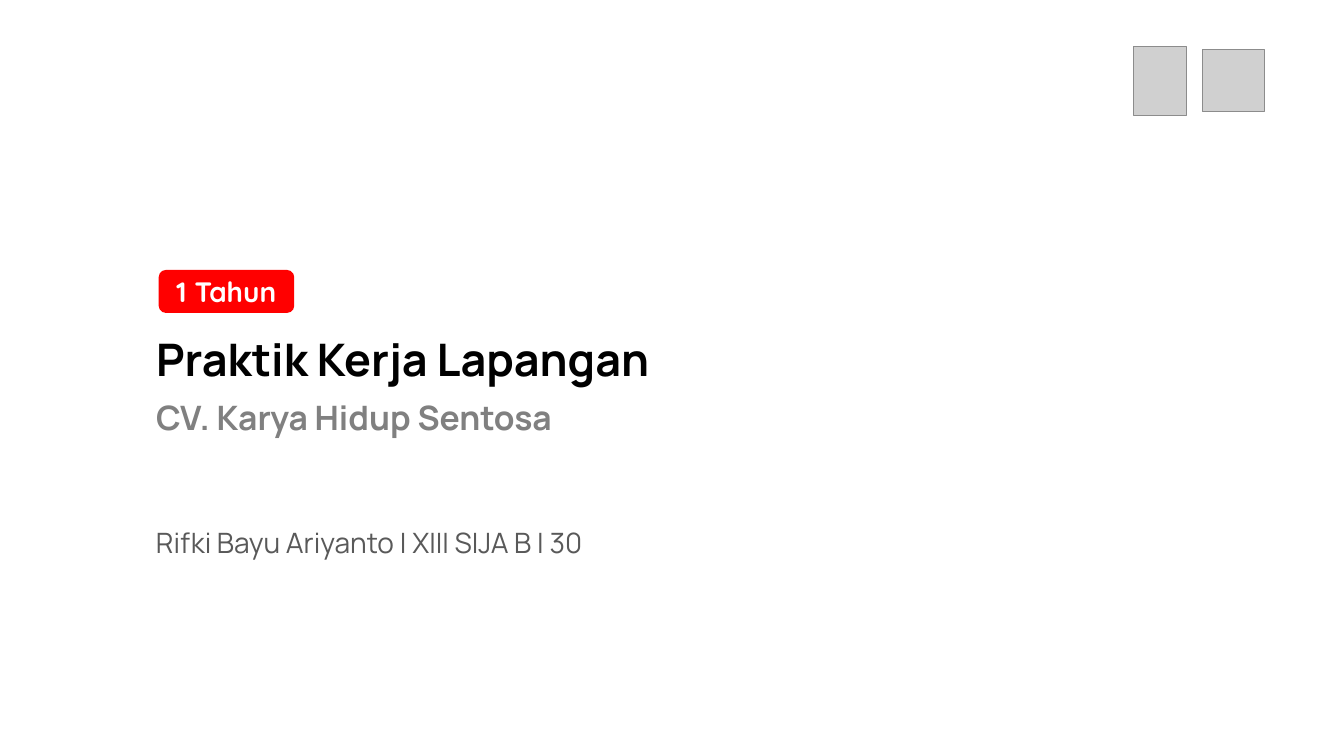
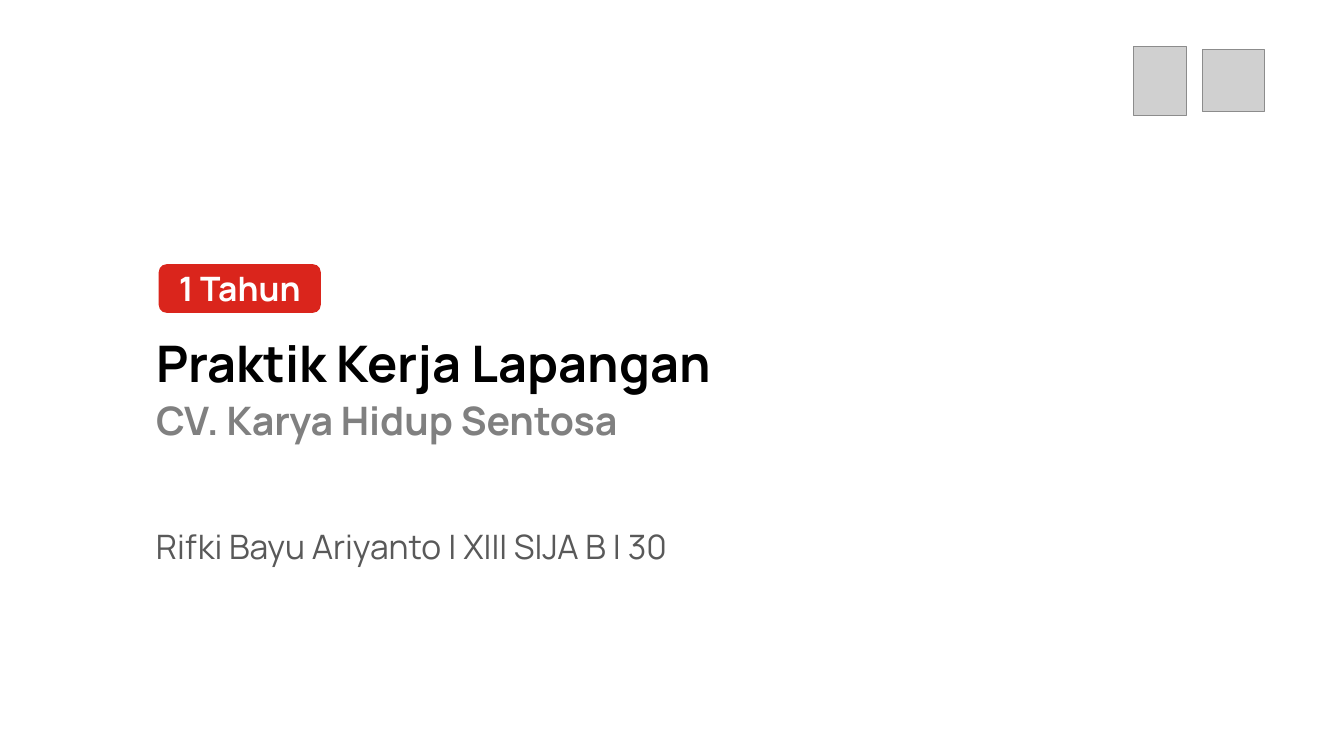
Before and after one commit to rifkibayuariyan/Laporan-PKL, a slide deck: slide 1 of PRESENTASI PKL.pptx. Drawn at 1344x756 pixels with LibreOffice and Linux fonts; fonts in the diff are those of the drawing; grey boxes stand for pictures. Boxes give left, top, right and bottom in pixels: in the first picture for what was removed or moved away, otherwise in the second. Text is boxed around its words. In the diff, an @@ line names an element or a change of style, - is before the commit and + after.

Commit message:
update

```diff
--- a/PRESENTASI PKL.pptx
+++ b/PRESENTASI PKL.pptx
@@ rounded rectangle "1 Tahun": place and size @@
-rounded rectangle "1 Tahun" at (158,270,293,314)
+rounded rectangle "1 Tahun" at (158,264,321,313)
@@ rounded rectangle "1 Tahun" at (158,264,321,313): size 20 to 24 pt, font Quicksand to Manrope; fill #FF0000 to #DA251C @@
@@ text "Praktik Kerja Lapangan" at (156,345,711,395): size 32 to 36 pt @@
@@ text "CV. Karya Hidup Sentosa" at (156,406,618,445): size 24 to 28 pt @@
@@ text "Rifki Bayu Ariyanto | XIII ..." at (156,534,667,567): size 20 to 24 pt @@
```
Also in this commit, not shown: 2 slides added.
